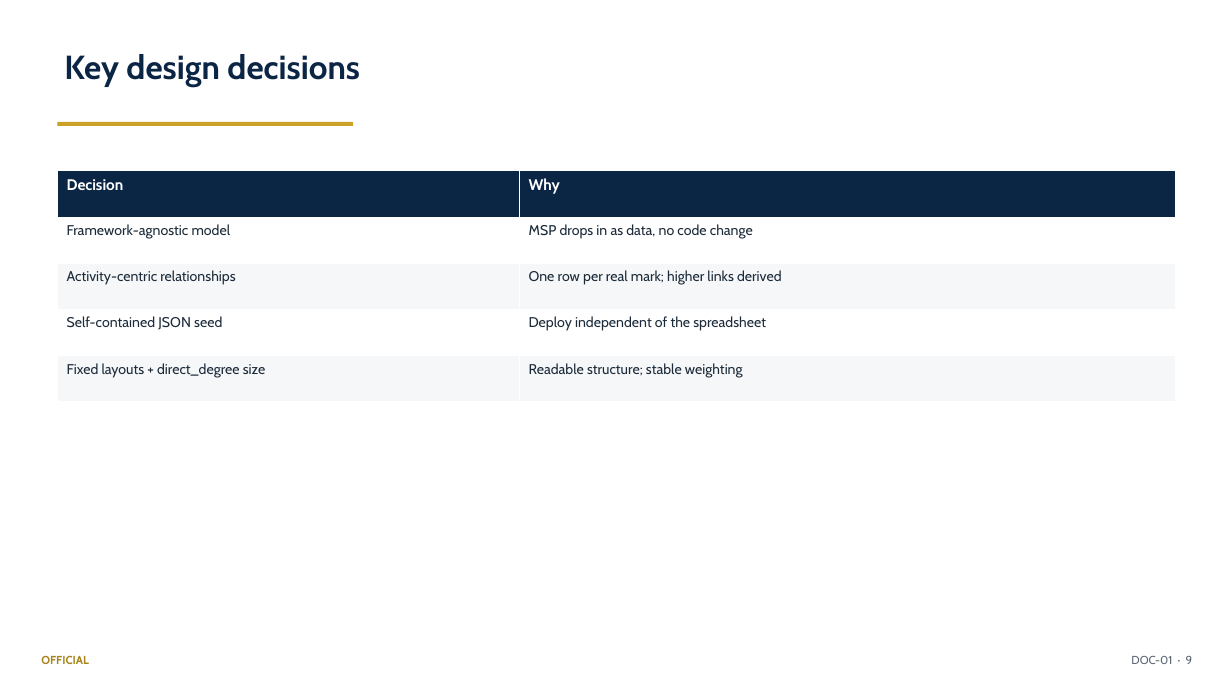
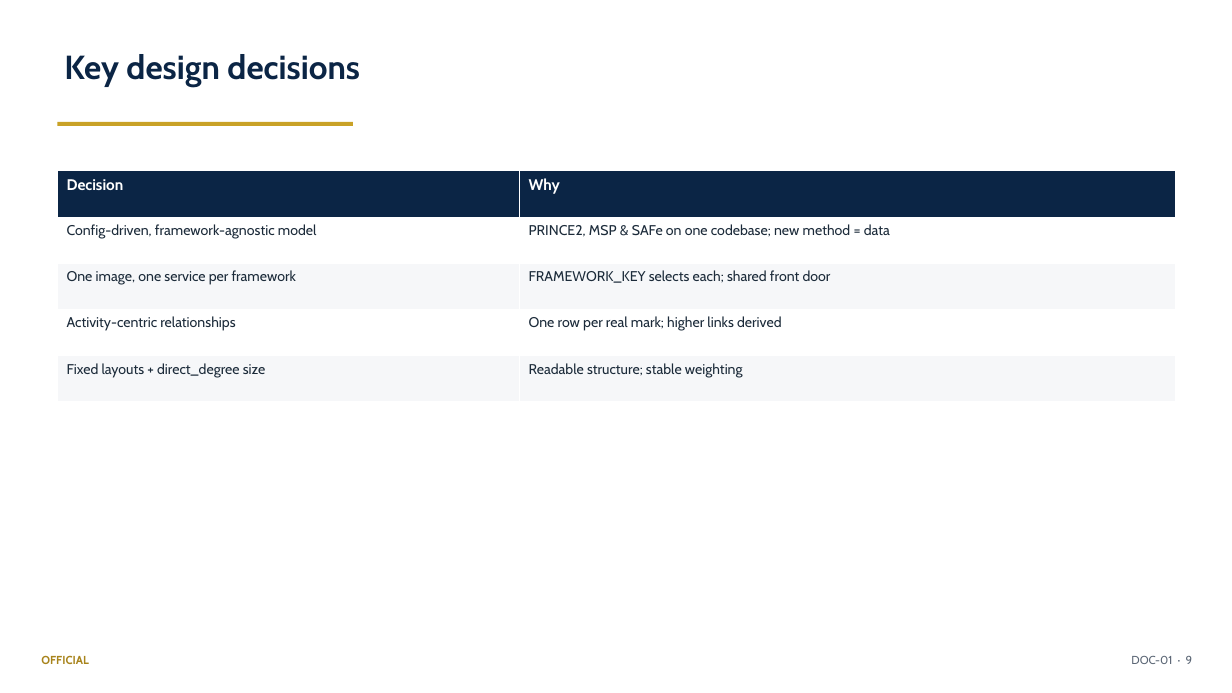
Before and after one commit to DRC63/method-map, a slide deck: slide 9 of docs/01_Architecture_and_Design_Summary.pptx. Drawn at 1232x693 pixels with LibreOffice and Linux fonts; fonts in the diff are those of the drawing. Boxes give left, top, right and bottom in pixels: in the first picture for what was removed or moved away, otherwise in the second. Text is boxed around its words. In the diff, an @@ line names an element or a change of style, - is before the commit and + after.

```diff
--- a/docs/01_Architecture_and_Design_Summary.pptx
+++ b/docs/01_Architecture_and_Design_Summary.pptx
@@ table at (57, 171, 1176, 402) @@
-row 2: Framework-agnostic model | MSP drops in as data, no code change
+row 2: Config-driven, framework-agnostic model | PRINCE2, MSP & SAFe on one codebase; new method = data
+row 3: One image, one service per framework | FRAMEWORK_KEY selects each; shared front door
-row 4: Self-contained JSON seed | Deploy independent of the spreadsheet
```
Also in this commit, not shown: 4 other slides changed, 11 other files.
